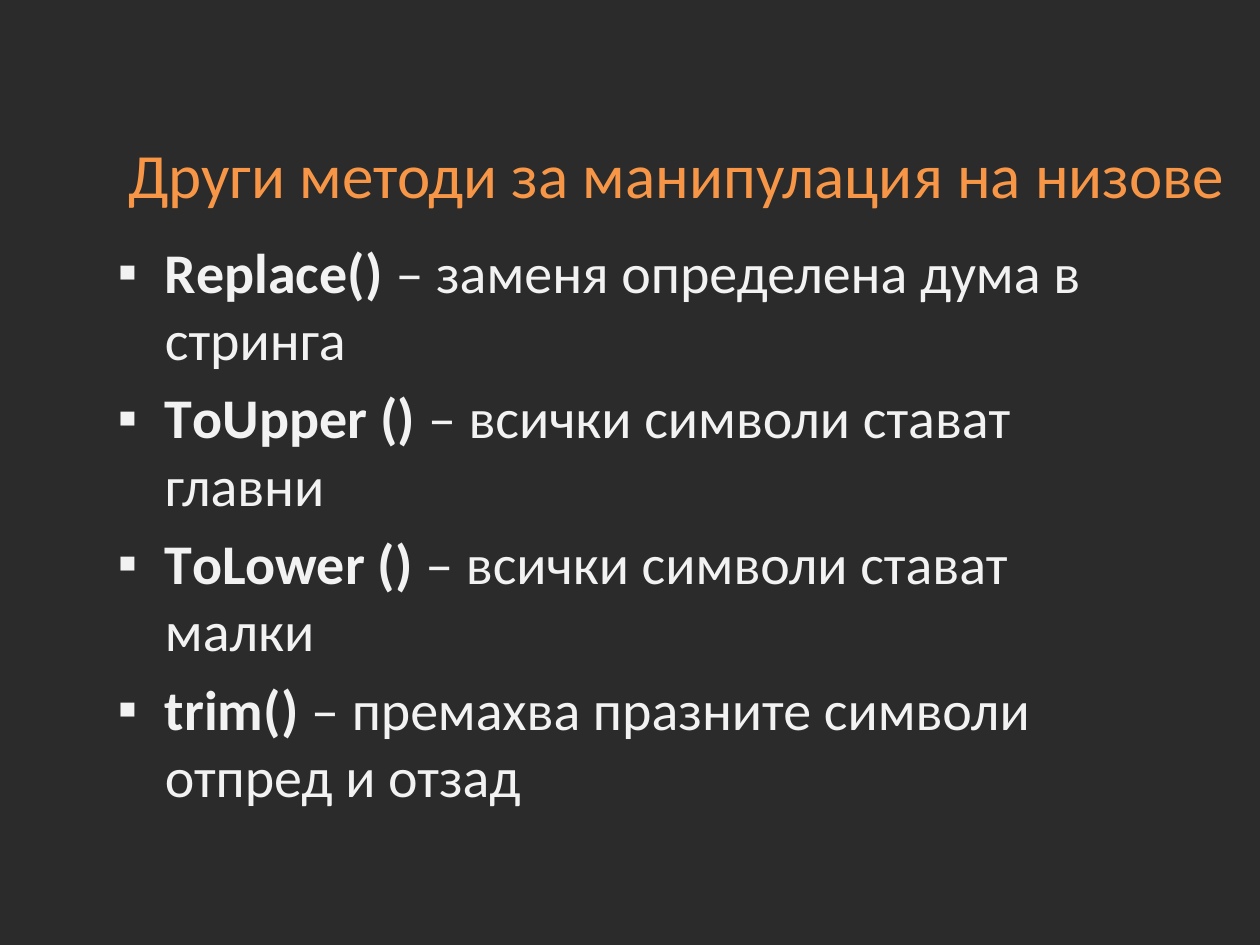
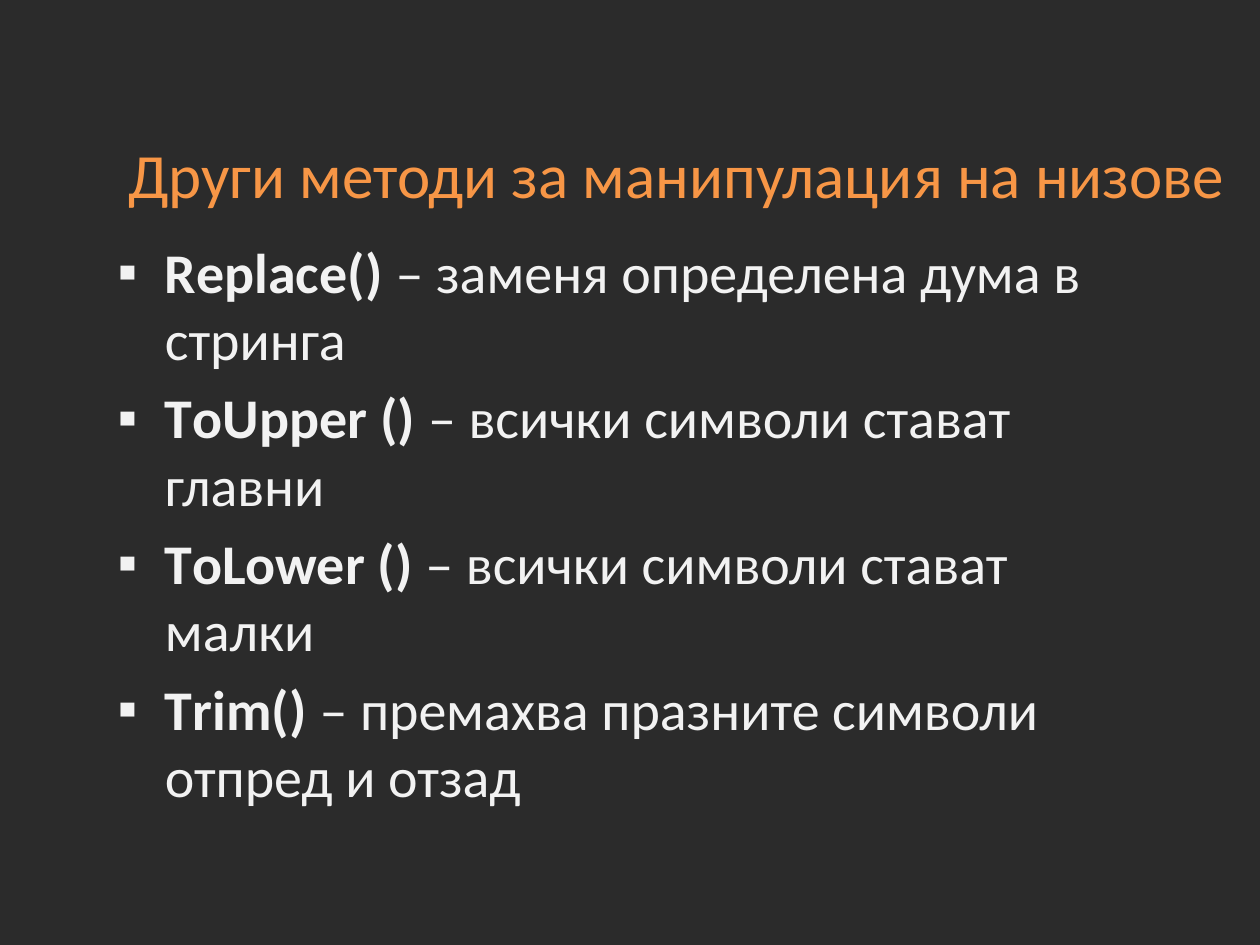
Before and after one commit to Academy-Soft-Intellect/Dot-Net-Course, a slide deck: slide 18 of 09-Strings-and-Text-Manipulations.pptx. Drawn at 1260x945 pixels with LibreOffice and Linux fonts; fonts in the diff are those of the drawing; background and template pictures are left out; a plain dark background stands for a picture behind light text. Boxes give left, top, right and bottom in pixels: in the first picture for what was removed or moved away, otherwise in the second. Text is boxed around its words. In the diff, an @@ line names an element or a change of style, - is before the commit and + after.

```diff
--- a/09-Strings-and-Text-Manipulations.pptx
+++ b/09-Strings-and-Text-Manipulations.pptx
@@ text at (165, 688, 1038, 806): text changed @@
-▪ trim() – премахва празните символи отпред и отзад
+▪ Trim() – премахва празните символи отпред и отзад
```
Also in this commit, not shown: 48 other files.
